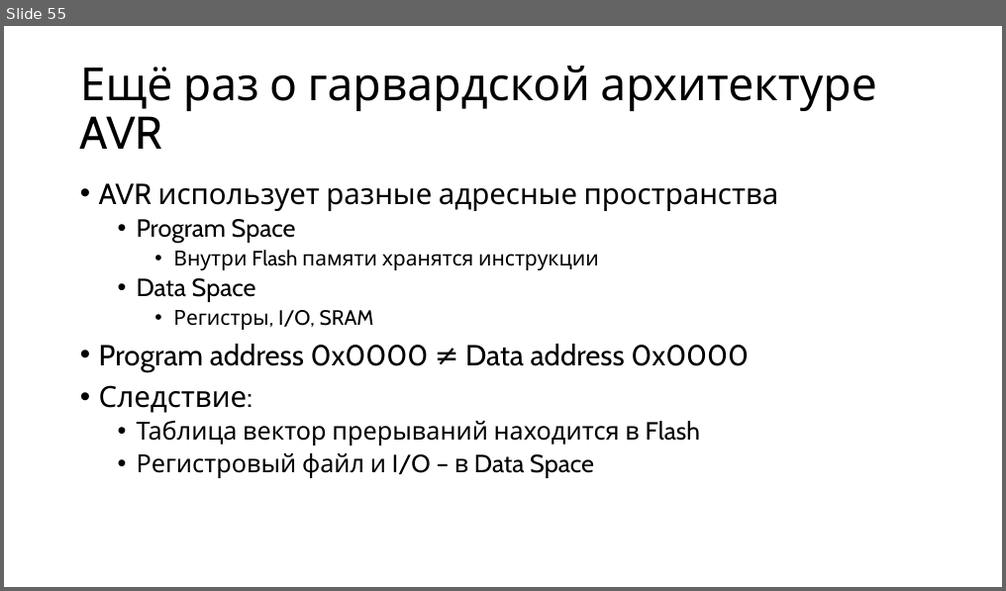
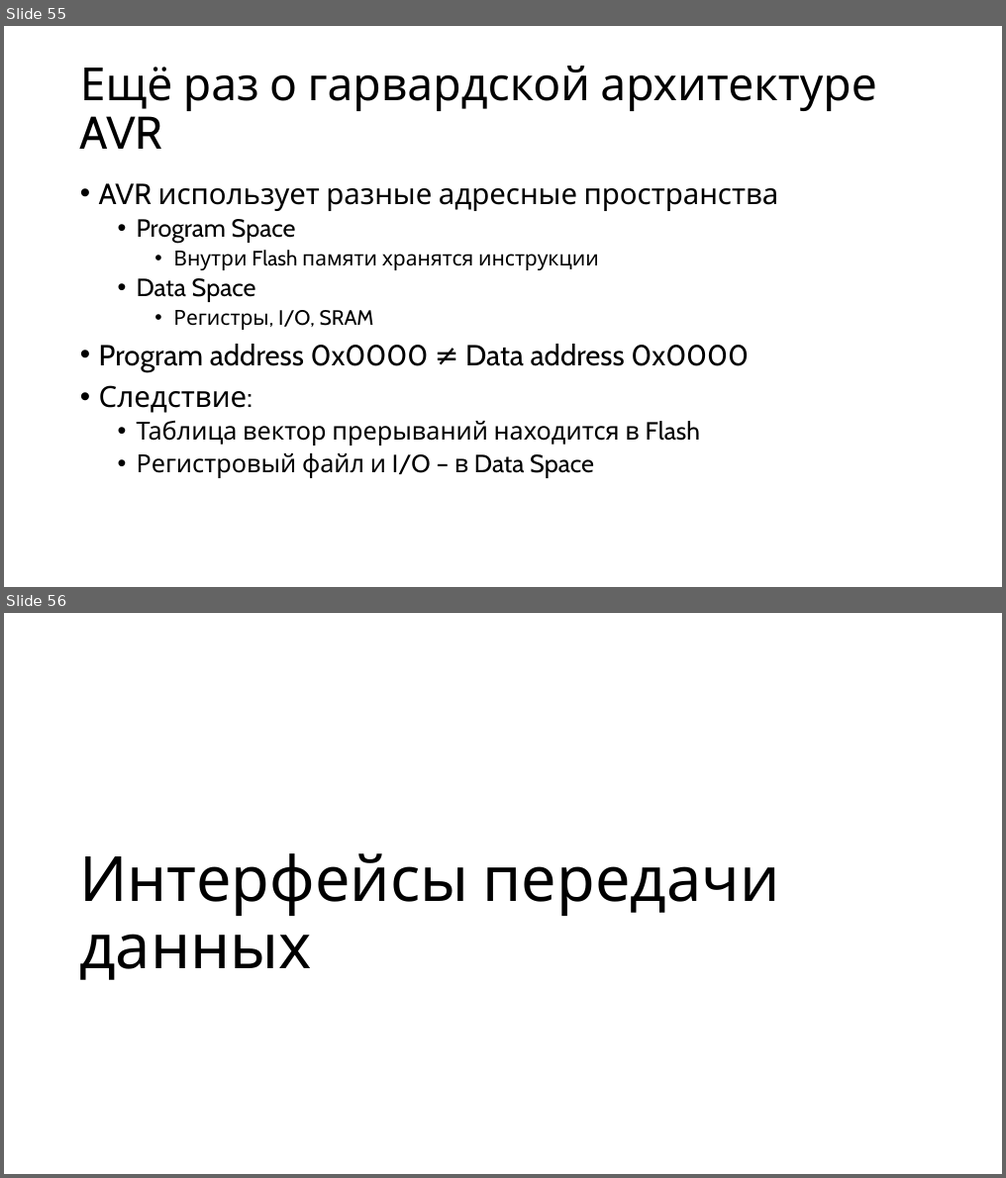
Before and after one commit to alexey-malov/mpp, a slide deck: lectures/14/Microcontroller Programming.pptx. Shown one above the other, each under a label of ours: slide 55 before the commit, slides 55 and 56 after it. The pictures are 1006x591 and 1006x1178 pixels, drawn with LibreOffice and Linux fonts; fonts in the diff are those of the drawing. Boxes give left, top, right and bottom in pixels: in the first picture for what was removed or moved away, otherwise in the second. Text is boxed around its words. In the diff, an @@ line names an element or a change of style, - is before the commit and + after.

```diff
--- a/lectures/14/Microcontroller Programming.pptx
+++ b/lectures/14/Microcontroller Programming.pptx
@@ slide 56 added at (4,613,1002,1174), background #FFFFFF @@
@@ title added at (79,854,780,980), 60 pt, text #000000 @@
+Интерфейсы передачи данных
```
Also in this commit, not shown: 1 slide changed, 31 other slides added, 1 slide removed.
